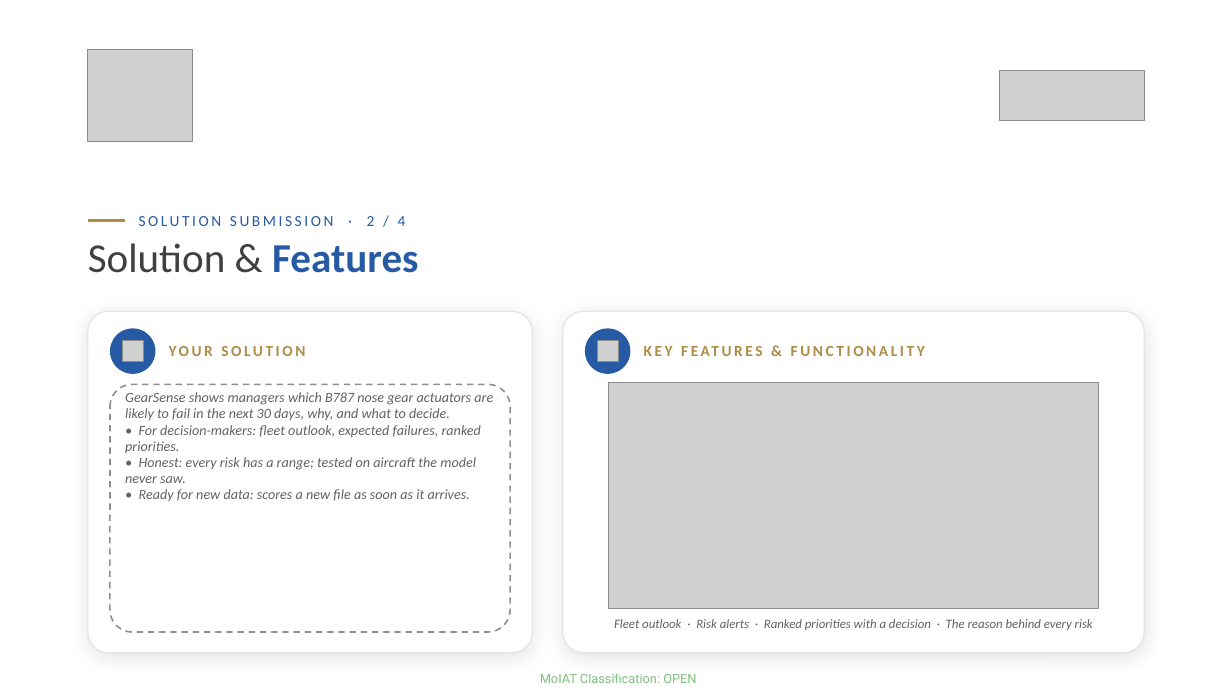
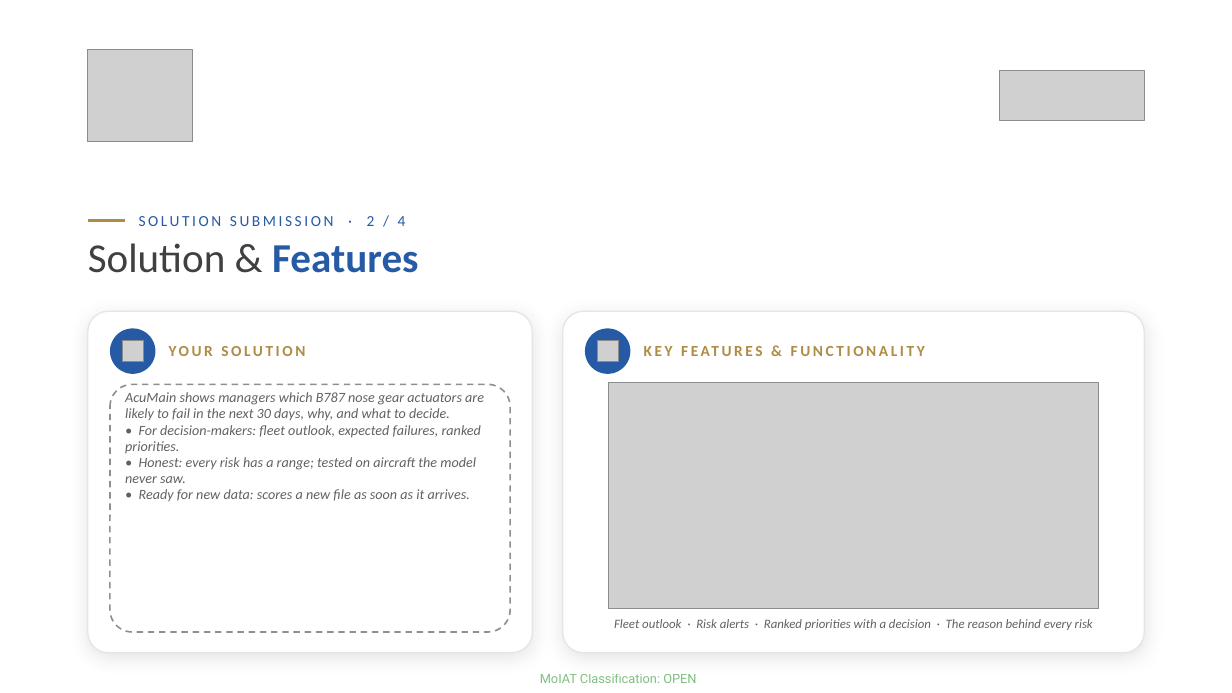
Before and after one commit to Mohammad-Umar7/b787-actuator-health-monitor, a slide deck: slide 3 of deliverables/Group NUMBER - Al Ain University.pptx. Drawn at 1232x693 pixels with LibreOffice and Linux fonts; fonts in the diff are those of the drawing; grey boxes stand for pictures; background and template pictures are left out. Boxes give left, top, right and bottom in pixels: in the first picture for what was removed or moved away, otherwise in the second. Text is boxed around its words. In the diff, an @@ line names an element or a change of style, - is before the commit and + after.

```diff
--- a/deliverables/Group NUMBER - Al Ain University.pptx
+++ b/deliverables/Group NUMBER - Al Ain University.pptx
@@ text at [125, 392, 484, 420]: text changed @@
-GearSense shows managers which B787 nose gear actuators are likely to fail in the next 30 days, why, and what to decide.
+AcuMain shows managers which B787 nose gear actuators are likely to fail in the next 30 days, why, and what to decide.
```
Also in this commit, not shown: 3 other slides changed, 8 other files.
